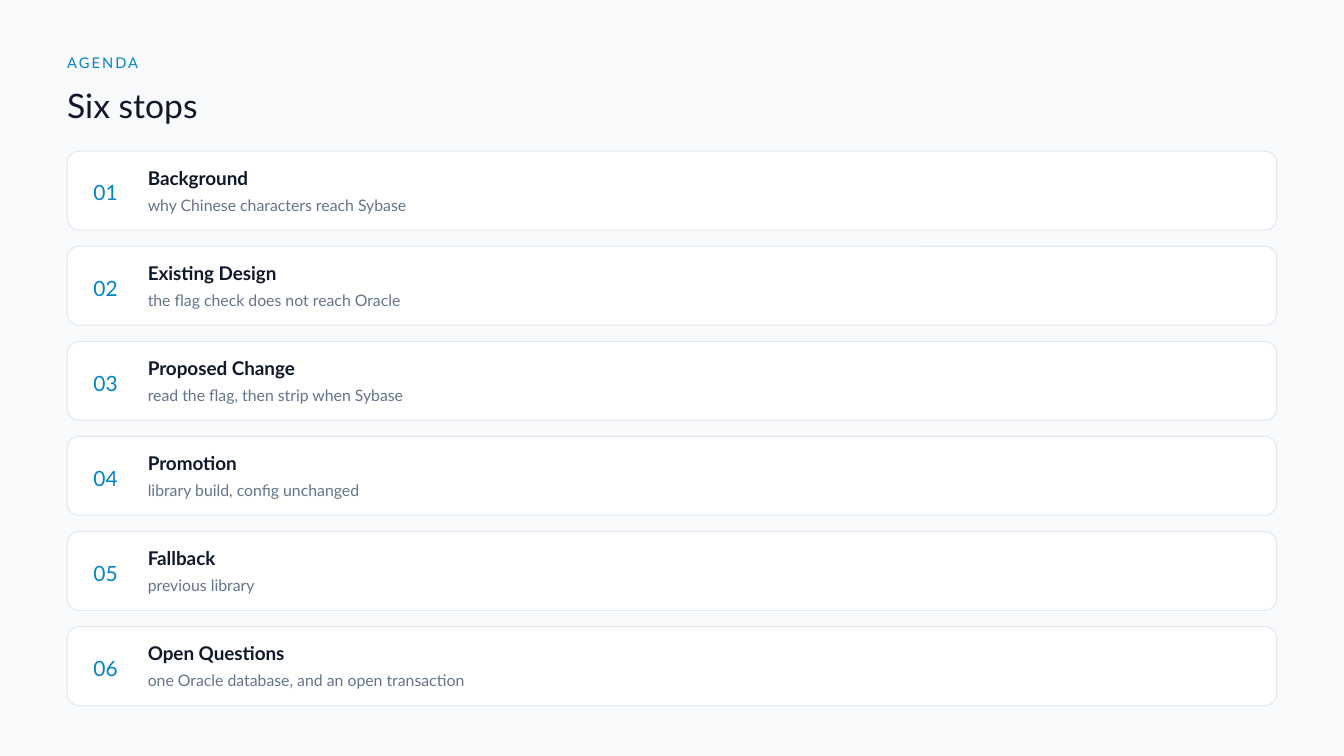
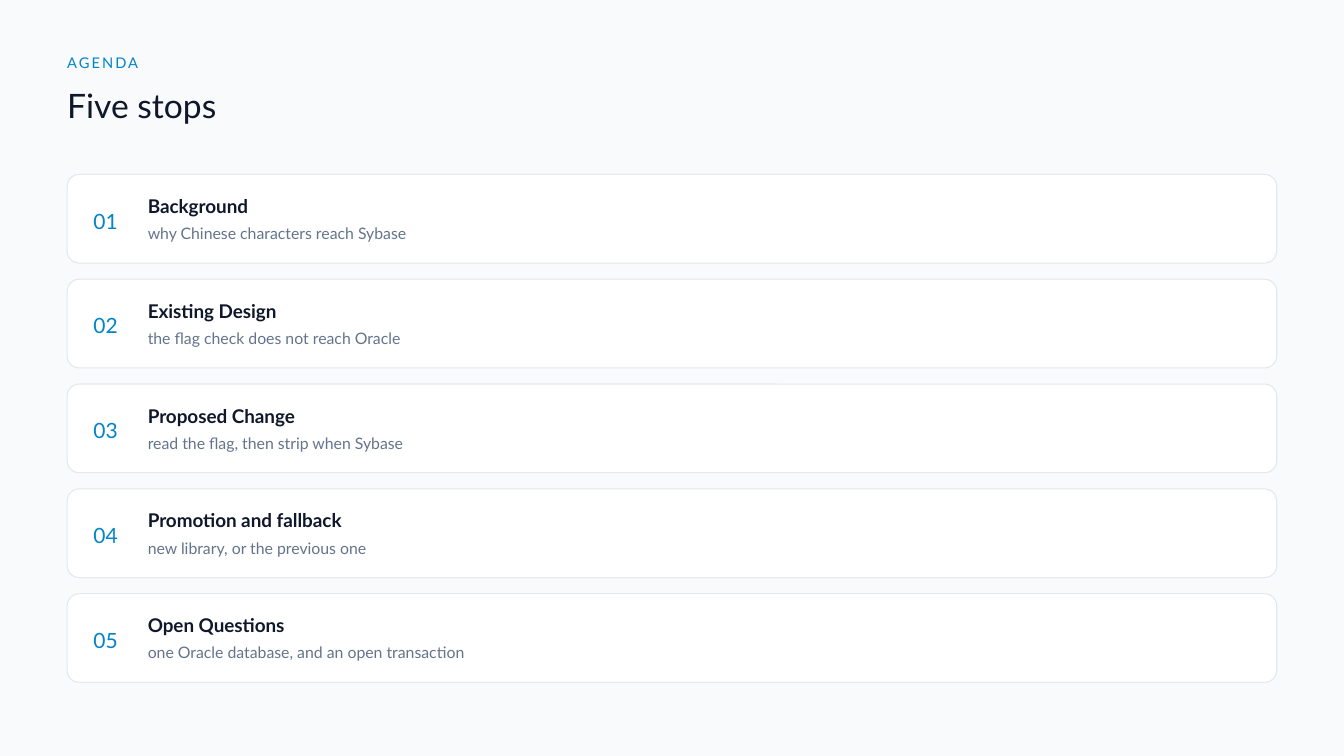
Before and after one commit to DragonChong/HA-Notes, a slide deck: slide 2 of SDLC/Projects/TMP-oracle-route-lookup — Oracle route lookup/assets/Oracle route lookup.pptx. Drawn at 1344x756 pixels with LibreOffice and Linux fonts; fonts in the diff are those of the drawing. Boxes give left, top, right and bottom in pixels: in the first picture for what was removed or moved away, otherwise in the second. Text is boxed around its words. In the diff, an @@ line names an element or a change of style, - is before the commit and + after.

```diff
--- a/SDLC/Projects/TMP-oracle-route-lookup — Oracle route lookup/assets/Oracle route lookup.pptx
+++ b/SDLC/Projects/TMP-oracle-route-lookup — Oracle route lookup/assets/Oracle route lookup.pptx
@@ text at (67, 93, 216, 124): text changed @@
-Six stops
+Five stops
@@ rounded rectangle: place and size @@
-rounded rectangle at (68, 151, 1277, 230)
+rounded rectangle at (68, 174, 1277, 263)
@@ text "01": place and size @@
-text "01" at (93, 184, 117, 200)
+text "01" at (93, 213, 117, 229)
@@ text "Background": place and size @@
-text "Background" at (148, 171, 248, 189)
+text "Background" at (148, 199, 248, 217)
@@ text "why Chinese characters reach Sybase": place and size @@
-text "why Chinese characters reach Sybase" at (148, 199, 406, 214)
+text "why Chinese characters reach Sybase" at (148, 227, 406, 242)
@@ rounded rectangle: place and size @@
-rounded rectangle at (68, 246, 1277, 325)
+rounded rectangle at (68, 279, 1277, 368)
@@ text "02": place and size @@
-text "02" at (93, 280, 117, 296)
+text "02" at (93, 317, 117, 333)
@@ text "Existing Design": place and size @@
-text "Existing Design" at (148, 266, 277, 284)
+text "Existing Design" at (148, 304, 277, 322)
@@ text "the flag check does not ...": place and size @@
-text "the flag check does not ..." at (148, 294, 401, 309)
+text "the flag check does not ..." at (148, 332, 401, 347)
@@ rounded rectangle: place and size @@
-rounded rectangle at (68, 342, 1277, 420)
+rounded rectangle at (68, 384, 1277, 473)
@@ text "03": place and size @@
-text "03" at (93, 375, 117, 391)
+text "03" at (93, 422, 117, 438)
@@ text "Proposed Change": place and size @@
-text "Proposed Change" at (148, 361, 295, 379)
+text "Proposed Change" at (148, 409, 295, 427)
@@ text "read the flag, then strip ...": place and size @@
-text "read the flag, then strip ..." at (148, 389, 403, 404)
+text "read the flag, then strip ..." at (148, 437, 403, 452)
@@ rounded rectangle: place and size @@
-rounded rectangle at (68, 437, 1277, 515)
+rounded rectangle at (68, 489, 1277, 578)
@@ text "04": place and size @@
-text "04" at (93, 470, 117, 486)
+text "04" at (93, 527, 117, 543)
@@ text at (148, 513, 342, 527): text changed @@
-Promotion
+Promotion and fallback
@@ text at (148, 542, 366, 557): text changed @@
-library build, config unchanged
+new library, or the previous one
@@ text removed at (148, 551, 216, 565) @@
-Fallback
@@ proportions changed in 5 elements at (68, 174, 1277, 263), (68, 279, 1277, 368), (68, 384, 1277, 473), (68, 489, 1277, 578), (68, 594, 1277, 683) @@
@@ rounded rectangle: place and size @@
-rounded rectangle at (68, 531, 1277, 610)
+rounded rectangle at (68, 594, 1277, 683)
@@ text "05": place and size @@
-text "05" at (93, 565, 117, 581)
+text "05" at (93, 632, 117, 648)
@@ text removed at (148, 579, 255, 594) @@
-previous library
@@ rounded rectangle removed at (68, 627, 1277, 706) @@
@@ text "Open Questions": place and size @@
-text "Open Questions" at (148, 646, 285, 664)
+text "Open Questions" at (148, 618, 285, 636)
@@ text "one Oracle database, and an ...": place and size @@
-text "one Oracle database, and an ..." at (148, 674, 465, 689)
+text "one Oracle database, and an ..." at (148, 646, 465, 661)
@@ text removed at (93, 660, 117, 676) @@
-06
```
Also in this commit, not shown: 1 slide added, 2 slides removed, 5 other files.
